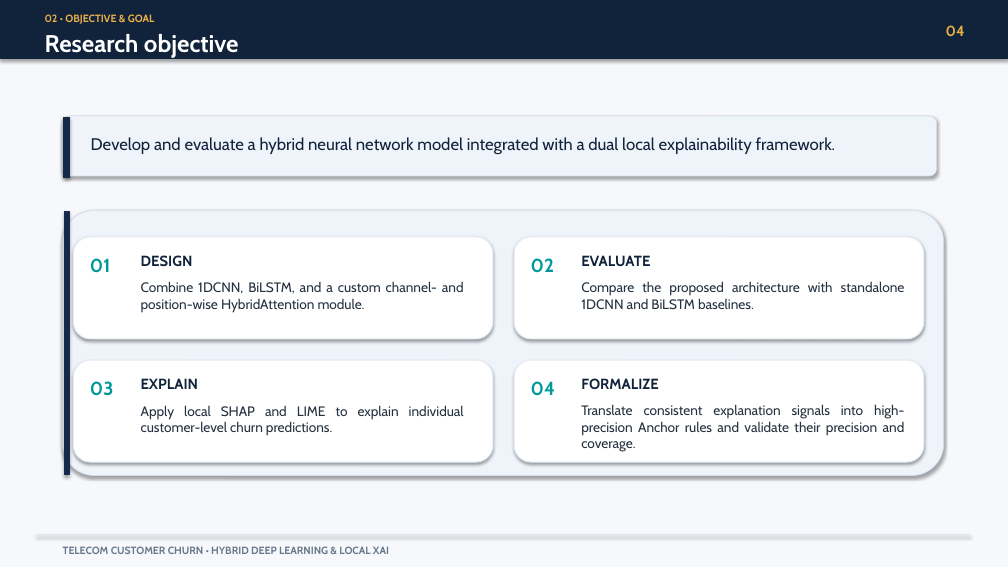
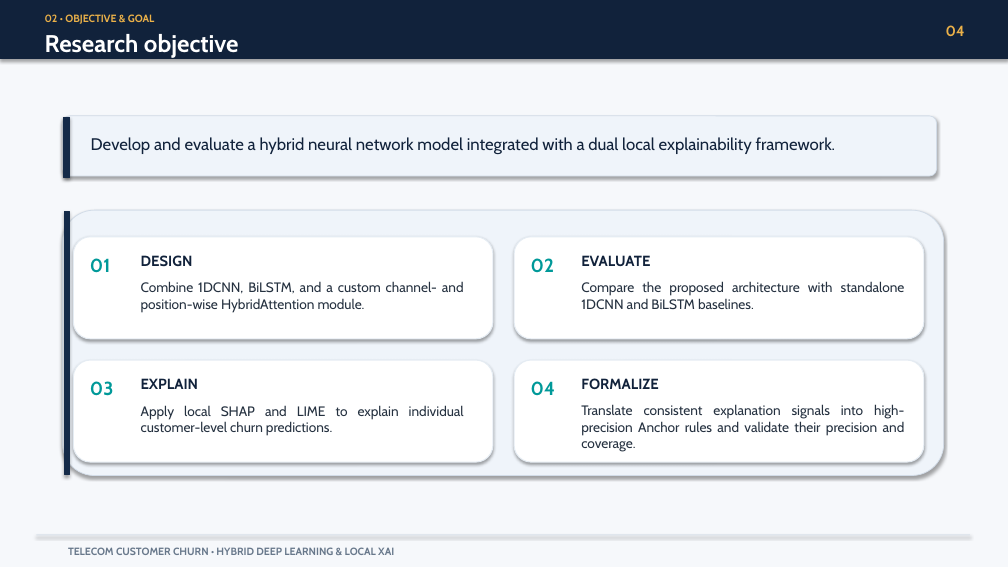
Before and after one commit to FanuelMichael/XAI_course-work, a slide deck: slide 4 of Power-point presentation/Presentation.pptx. Drawn at 1008x567 pixels with LibreOffice and Linux fonts; fonts in the diff are those of the drawing. Boxes give left, top, right and bottom in pixels: in the first picture for what was removed or moved away, otherwise in the second. Text is boxed around its words. In the diff, an @@ line names an element or a change of style, - is before the commit and + after.

```diff
--- a/Power-point presentation/Presentation.pptx
+++ b/Power-point presentation/Presentation.pptx
@@ text "TELECOM CUSTOMER CHURN • HYBRID ...": place and size @@
-text "TELECOM CUSTOMER CHURN • HYBRID ..." at [63,546,389,554]
+text "TELECOM CUSTOMER CHURN • HYBRID ..." at [68,547,394,555]
```
Also in this commit, not shown: 17 other slides changed, 2 other files.
